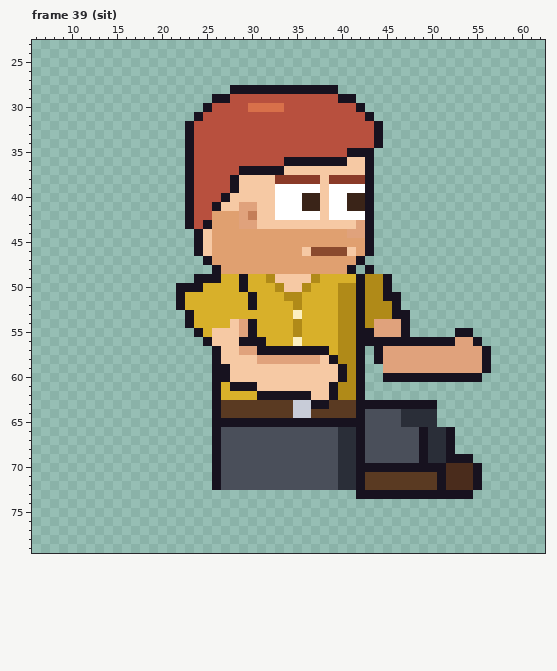
Pixel-art file: sprites/expo/expo_vendi_right_anim.aseprite. This is how it looked before the edit.
64x80 pixels, 129 frames. Colours within 5 levels of each other are drawn and written as one. Shown: frame 39 (sit): x 6..62, y 23..79. The old version is drawn lined up with the new one. The commit also changed other frames, which this record leaves out.
After:
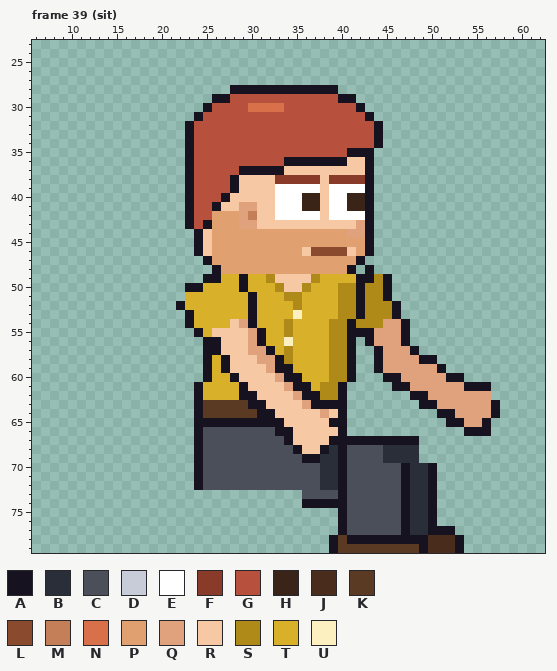
Palette (. is transparent): A #17121f  B #2a2e38  C #4a4f5a  D #c8ccd8  E #ffffff  F #8a3a28  G #b8503e  H #3a2418  J #4a2c1c  K #5a3a22  L #8a4a2e  M #c47e58  N #d8704a  P #e0a070  Q #e0a27c  R #f6c9a4  S #b08a18  T #d8b02a  U #fcf0c0
Edits made:
whole drawing moved by +2,-6 (the old picture is shown already moved)
Changed rows in their new state; - is an unchanged pixel.
Frame 39 (sit):
first column x 22:
49 --.------------------A--------------
50 .-----------------------------------
51 .-----------------------.-----------
53 --------A----------------.----------
54 ------------ST---S-AS-S-------------
55 -------RQA--ST---S-A-----------..---
56 ----A--RQ---UT---S-A.-QQQ-........--
57 ---A---R-Q-TSTTTTS-A.-----A........-
58 ---ATA-----ASTTTTS-A.------AA......-
59 ---AT-----QAATTTTSSA.-A------A.....-
60 ---ATTA----QAATTTSSA.----QQQQQ--..--
61 --ATT-T-R---QAATSSA..---AAQQQQQQAAA-
62 --ATT--AARRRRQ-ASSA..-----AAQQQQQQQ-
63 --AKK---AARRRRQ--AA........--QQQQQQA
64 --AKK----AARRRRRQRA..........AAQQQQA
65 --AA--------RRRRR--..........-AAQQA-
66 --ACC------AARRRRRA............-AAA-
67 --ACC-------ARRRRAAA-AAAAAA....-----
68 --ACC--------ARRABACC--BBBB....-----
69 --ACC---------AABBACC--BBBB......---
70 --ACC-----------BBACCCCCC-BB-.....--
71 --ACC-----------BBACCCCCCABBA.....--
72 --ACC-----------BBACCCCCCABBA.....--
73 --------------CCCCACCCCCC-BB-....---
74 --------------AAAAACCCCCCABBA-------
75 ------------------ACCCCCCABBA-------
76 ------------------ACCCCCCABBA-------
77 ------------------ACCCCCCABBAAA-----
78 -----------------AKAAAAAAAAAJJJA----
79 -----------------AKKKKKKKKKAJJJA----
Pixel boxes of the changes (left, top, right, bottom) in both pictures:
changed: (176, 274, 500, 553)
